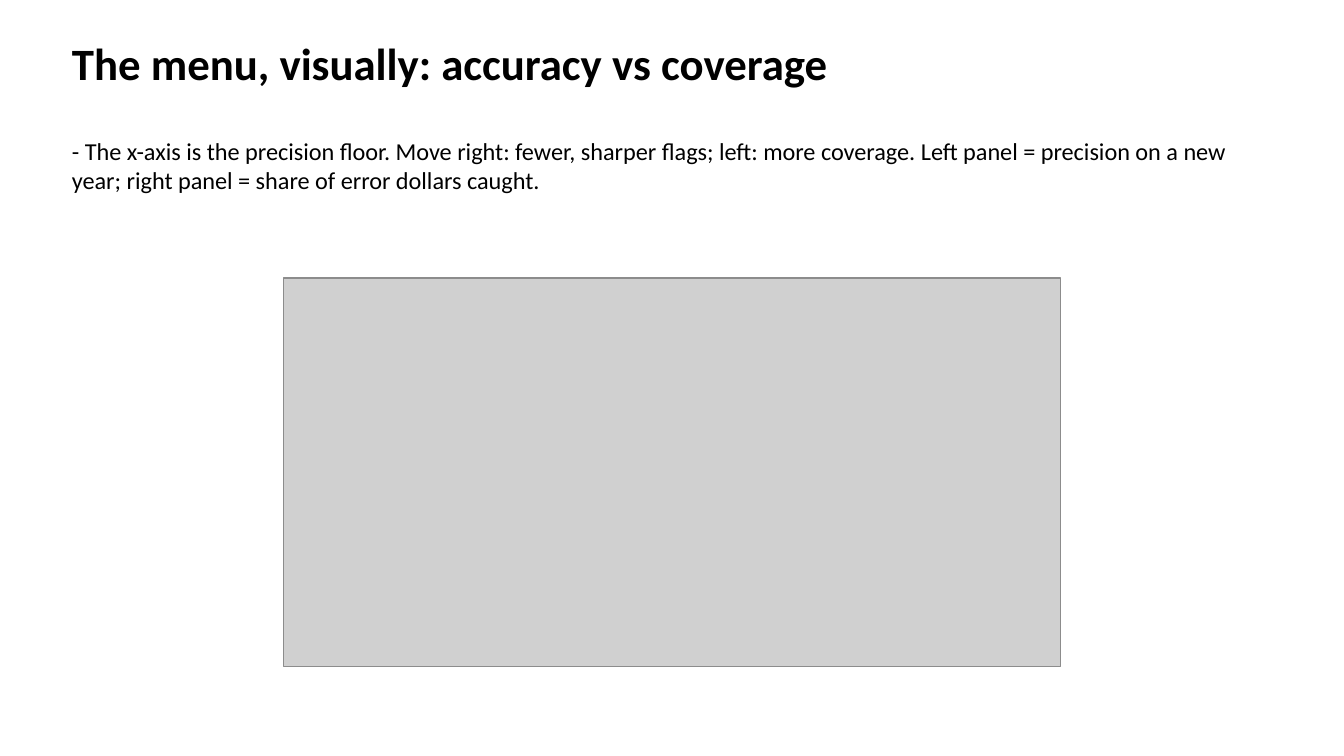
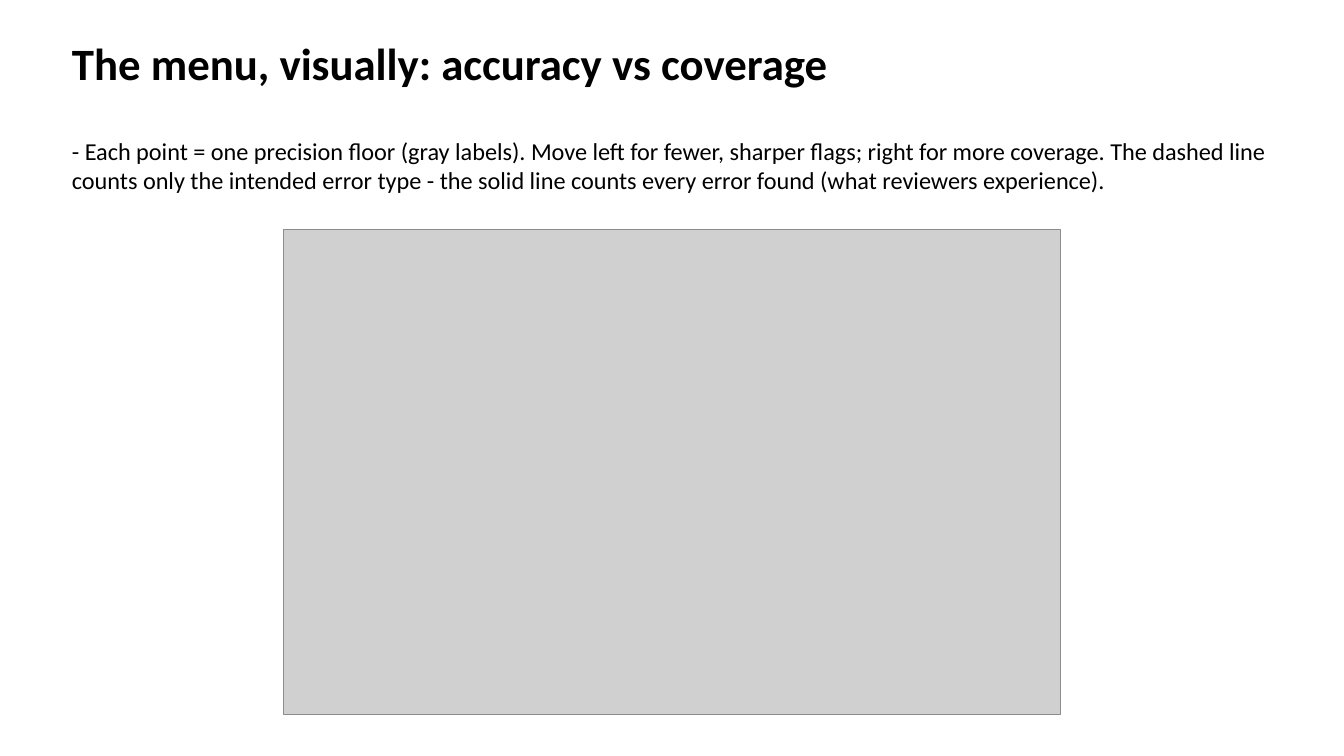
Before and after one commit to giannella/snap_qc, a slide deck: slide 10 of workshop_using_the_inclusion_rules_scripts.pptx. Drawn at 1344x756 pixels with LibreOffice and Linux fonts; fonts in the diff are those of the drawing; grey boxes stand for pictures. Boxes give left, top, right and bottom in pixels: in the first picture for what was removed or moved away, otherwise in the second. Text is boxed around its words. In the diff, an @@ line names an element or a change of style, - is before the commit and + after.

```diff
--- a/workshop_using_the_inclusion_rules_scripts.pptx
+++ b/workshop_using_the_inclusion_rules_scripts.pptx
@@ text at (x1=72, y1=142, x2=1265, y2=193): text changed @@
-- The x-axis is the precision floor. Move right: fewer, sharper flags; left: more coverage. Left panel = precision on a new year; right panel = share of error dollars caught.
+- Each point = one precision floor (gray labels). Move left for fewer, sharper flags; right for more coverage. The dashed line counts only the intended error type - the solid line counts every error found (what reviewers experience).
@@ picture resized from (x1=284, y1=278, x2=1060, y2=667) to (x1=284, y1=230, x2=1060, y2=715) @@
```
Also in this commit, not shown: 13 other files.
